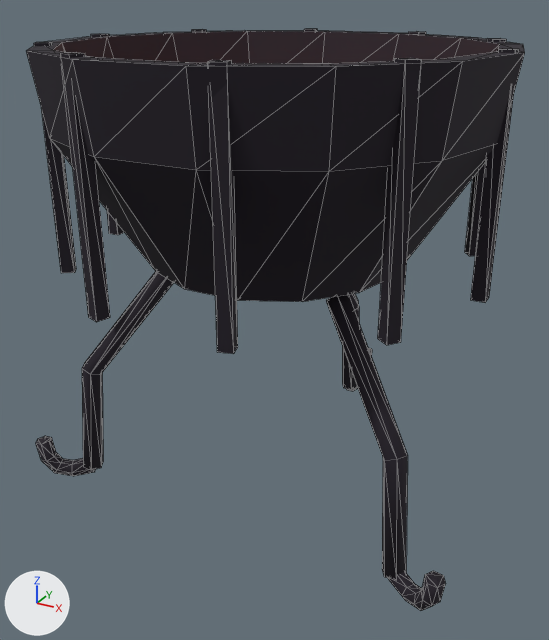
The glTF model art/models/brazier.glb as it was, and as the next commit left it.
Camera for both pictures: a 50 mm camera at (0.537, -0.986, 0.793) aimed at (-0.007, 0.004, 0.298). The axes (+X, +Y, +Z) are drawn at lower left. The lights are the same throughout. The first picture is the older version. Mesh edges are drawn as thin lines. Vertices at exactly the same position are counted once.

The scene before the commit, as lines of its bpy script (objects in view):
```python
me_brazier = bpy.data.meshes.new('brazier')
me_brazier.from_pydata(...)  # 334 vertices, 596 faces; spans x -0.36..0.36, y -0.328..0.412, z 0.01..0.724
# faces by material slot: [552, 44]
me_brazier.materials.append(mat_pal_ink)  # black #1a1220
me_brazier.materials.append(mat_glow_ember)  # brown #8a3a12, glowing orange #ff712b
ob_brazier = bpy.data.objects.new('brazier', me_brazier)
ob_brazier.location = (0.0, 0.0, 0.0)
```
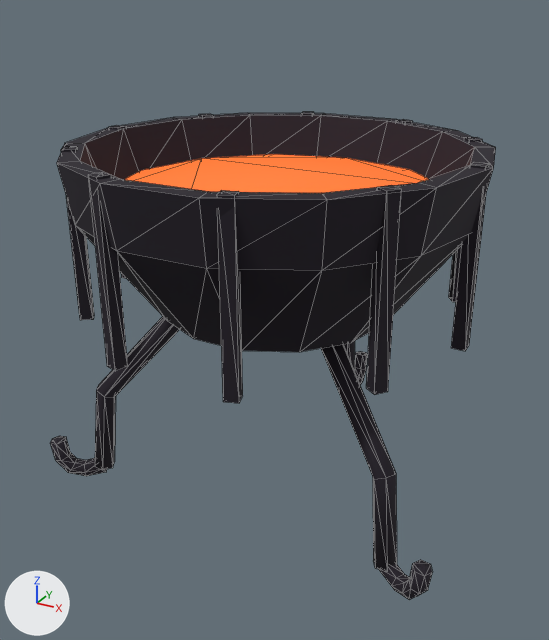
What differs and where, as boxes [x1, y1, x2, y2] in the pictures (549 x 640 px; the box of a moved part takes in the faces that stretch with it):
'brazier', reshaped (11% narrower, 16% shorter)
    before: [26, 29, 525, 611]
    after: [50, 112, 496, 600]
part 1 of me_brazier, moved or reshaped (mostly hidden before)
    before: [346, 348, 372, 391]
    after: [355, 351, 368, 385]
part 2 of me_brazier, moved or reshaped
    before: [36, 436, 96, 476]
    after: [50, 436, 107, 476]
part 3 of me_brazier, moved or reshaped
    before: [388, 570, 446, 611]
    after: [379, 559, 432, 600]
part 4 of me_brazier, moved or reshaped
    before: [26, 31, 525, 302]
    after: [57, 113, 496, 352]
part 5 of me_brazier, moved or reshaped
    before: [471, 48, 519, 303]
    after: [451, 162, 489, 351]
part 6 of me_brazier, moved or reshaped
    before: [465, 38, 506, 256]
    after: [449, 137, 482, 302]
part 7 of me_brazier, moved or reshaped
    before: [409, 32, 426, 35]
    after: [396, 119, 412, 124]
part 8 of me_brazier, moved or reshaped
    before: [304, 29, 317, 32]
    after: [301, 112, 314, 115]
part 9 of me_brazier, moved or reshaped
    before: [192, 29, 206, 32]
    after: [199, 114, 213, 118]
part 10 of me_brazier, moved or reshaped
    before: [91, 34, 125, 235]
    after: [109, 125, 126, 278]
part 11 of me_brazier, moved or reshaped
    before: [34, 42, 76, 273]
    after: [61, 147, 94, 320]
part 12 of me_brazier, moved or reshaped
    before: [60, 52, 110, 322]
    after: [88, 172, 128, 371]
part 13 of me_brazier, moved or reshaped
    before: [208, 60, 238, 354]
    after: [217, 190, 243, 403]
part 14 of me_brazier, moved or reshaped
    before: [378, 58, 422, 345]
    after: [366, 185, 402, 395]
part 15 of me_brazier, moved or reshaped (not visible before)
    after: [124, 154, 428, 193]
part 16 of me_brazier, moved or reshaped
    before: [82, 272, 408, 579]
    after: [95, 317, 397, 570]
part 17 of me_brazier, moved or reshaped (mostly hidden afterwards)
    before: [342, 293, 359, 390]
    after: [343, 341, 355, 372]

The change in detail:
me_brazier is used by ob_brazier; location (0.0, 0.0, 0.0).
me_brazier had 334 vertices, 596 faces and spanned x -0.36..0.36, y -0.328..0.412, z 0.01..0.724.
me_brazier now has 334 vertices, 596 faces and spans x -0.339..0.339, y -0.307..0.387, z 0.01..0.583.
me_brazier part 1: the loose piece of 30 vertices spanning x -0.014..0.014, y 0.317..0.412, z 0.01..0.082 is scaled about its middle by (1, 0.941, 0.999), then moved by (0.0, -0.023, 0.0).
me_brazier part 2: the loose piece of 30 vertices spanning x -0.36..-0.27, y -0.212..-0.148, z 0.01..0.082 is scaled about its middle by (0.943, 0.955, 0.999), then moved by (0.02, 0.011, 0.0).
me_brazier part 3: the loose piece of 30 vertices spanning x 0.27..0.36, y -0.212..-0.148, z 0.01..0.082 is scaled about its middle by (0.943, 0.955, 0.999), then moved by (-0.02, 0.011, 0.0).
me_brazier part 4: the loose piece of 86 vertices spanning x -0.336..0.336, y -0.328..0.328, z 0.396..0.72 is scaled about the mesh origin by (0.937, 0.938, 0.806).
me_brazier part 5: the loose piece of 8 vertices spanning x 0.307..0.327, y -0.01..0.01, z 0.4..0.724 is scaled about its middle by (1, 1, 0.806), then moved by (-0.02, 0.0, -0.109).
me_brazier part 6: the loose piece of 8 vertices spanning x 0.242..0.27, y 0.172..0.2, z 0.4..0.724 is scaled about its middle by (1, 1, 0.806), then moved by (-0.016, -0.012, -0.109).
me_brazier part 7: the loose piece of 8 vertices spanning x 0.085..0.11, y 0.289..0.314, z 0.4..0.724 is scaled about its middle by (1, 1, 0.806), then moved by (-0.006, -0.019, -0.109).
me_brazier part 8: the loose piece of 8 vertices spanning x -0.11..-0.085, y 0.289..0.314, z 0.4..0.724 is scaled about its middle by (1, 1, 0.806), then moved by (0.006, -0.019, -0.109).
me_brazier part 9: the loose piece of 8 vertices spanning x -0.27..-0.242, y 0.172..0.2, z 0.4..0.724 is scaled about its middle by (1, 1, 0.806), then moved by (0.016, -0.012, -0.109).
me_brazier part 10: the loose piece of 8 vertices spanning x -0.327..-0.307, y -0.01..0.01, z 0.4..0.724 is scaled about its middle by (1, 1, 0.806), then moved by (0.02, 0.0, -0.109).
me_brazier part 11: the loose piece of 8 vertices spanning x -0.27..-0.242, y -0.2..-0.172, z 0.4..0.724 is scaled about its middle by (1, 1, 0.806), then moved by (0.016, 0.012, -0.109).
me_brazier part 12: the loose piece of 8 vertices spanning x -0.11..-0.085, y -0.314..-0.289, z 0.4..0.724 is scaled about its middle by (1, 1, 0.806), then moved by (0.006, 0.019, -0.109).
me_brazier part 13: the loose piece of 8 vertices spanning x 0.085..0.11, y -0.314..-0.289, z 0.4..0.724 is scaled about its middle by (1, 1, 0.806), then moved by (-0.006, 0.019, -0.109).
me_brazier part 14: the loose piece of 8 vertices spanning x 0.242..0.27, y -0.2..-0.172, z 0.4..0.724 is scaled about its middle by (1, 1, 0.806), then moved by (-0.016, 0.012, -0.109).
me_brazier part 15: the loose piece of 24 vertices spanning x -0.272..0.272, y -0.272..0.272, z 0.59..0.63 is scaled about its middle by (0.937, 0.937, 1), then moved by (0.0, 0.0, -0.115).
me_brazier part 16: 36 of 334 vertices moved; they spanned x -0.295..0.295, y -0.176..-0.064, z 0.029..0.406 and now span x -0.278..0.278, y -0.166..-0.059, z 0.028..0.33; mean shift (0.0, 0.008, -0.04); largest move (-0.124, -0.082, 0.386) -> (-0.116, -0.077, 0.308).
me_brazier part 17: 18 of 334 vertices moved; they spanned x -0.018..0.018, y 0.148..0.336, z 0.029..0.406 and now span x -0.018..0.018, y 0.139..0.316, z 0.028..0.33; mean shift (0.0, -0.016, -0.04); largest move (-0.009, 0.148, 0.386) -> (-0.009, 0.139, 0.308).
